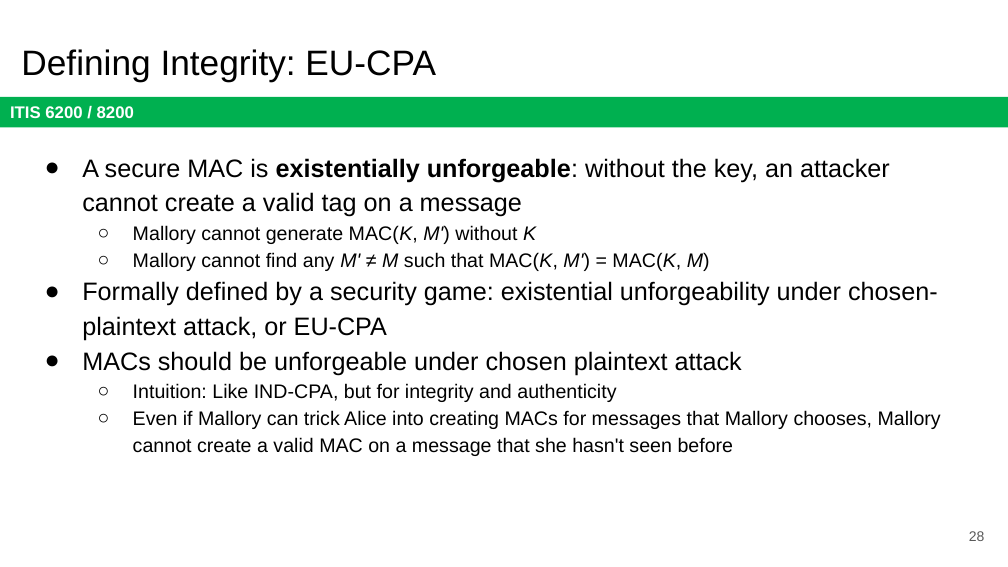
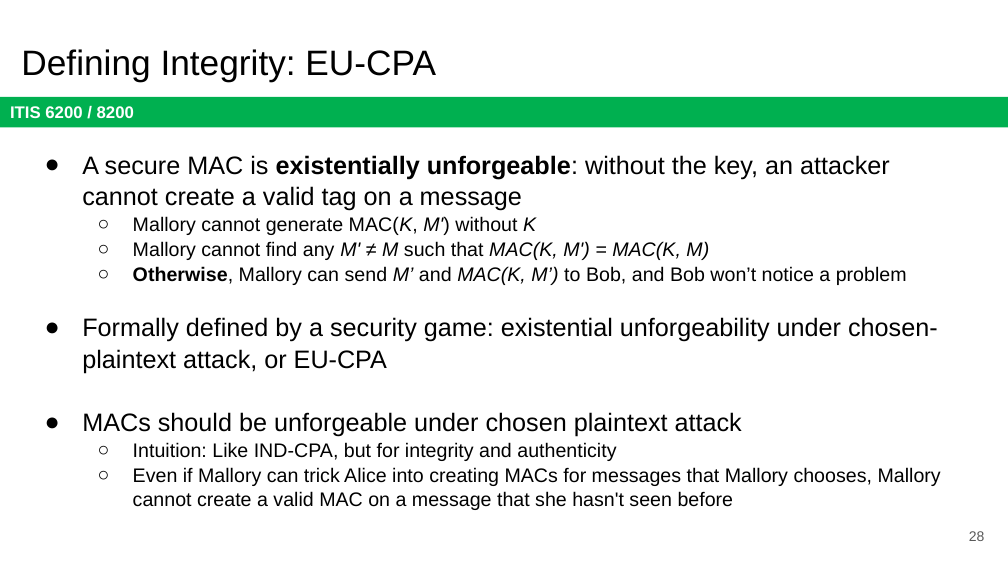
Before and after one commit to jx5c/github.io, a slide deck: slide 28 of teaching/ITIS6200/2023fa/lectures/lec04.pptx. Drawn at 1008x567 pixels with LibreOffice and Linux fonts; fonts in the diff are those of the drawing. Boxes give left, top, right and bottom in pixels: in the first picture for what was removed or moved away, otherwise in the second. Text is boxed around its words. In the diff, an @@ line names an element or a change of style, - is before the commit and + after.

```diff
--- a/teaching/ITIS6200/2023fa/lectures/lec04.pptx
+++ b/teaching/ITIS6200/2023fa/lectures/lec04.pptx
@@ text at [82, 155, 941, 510]: italic on in "MAC(K, M') = MAC(K, M)"; line spacing 1.15 to 1.05 @@
@@ text at [133, 266, 907, 285]: paragraph added @@
+  ○ Otherwise, Mallory can send M’ and MAC(K, M’) to Bob, and Bob won’t notice a problem
```
Also in this commit, not shown: 3 other slides changed.
